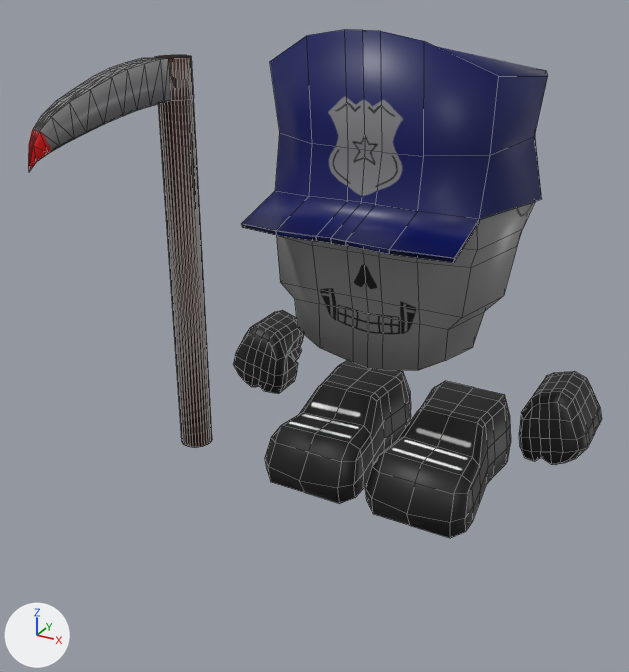
Before and after pictures for a commit that changed the FBX model SourceAssets/Characters/CopMan/CopMan.fbx.
Rendered twice from a 50 mm lens placed at (2.14, -5.27, 3.46), pointed at (-0.24, -0.94, 1.3). The axes (+X, +Y, +Z) are drawn at lower left. The lights are the same throughout. Mesh edges are drawn as thin lines. Vertices at the same position are counted once.
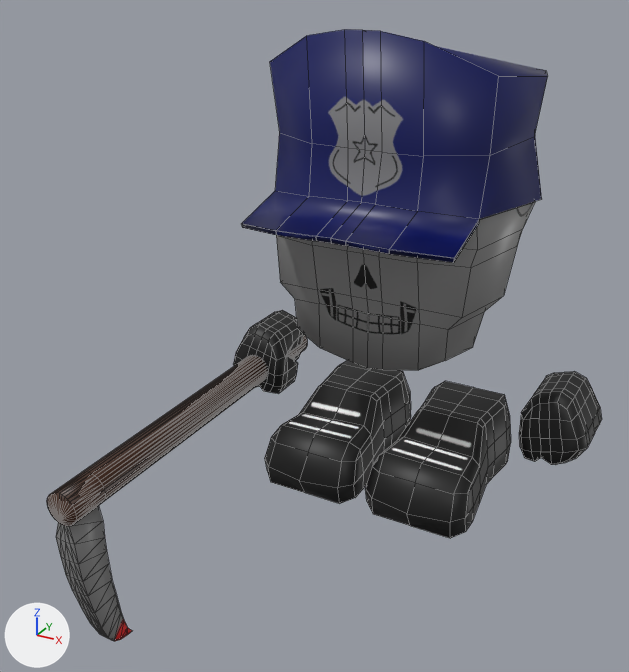
Location of each change, (x1, y1, x2, y2) in pixels of the pictures (629 x 672 px; the box of a moved part takes in the faces that stretch with it):
'Cube', reshaped (20% taller): before (28, 29, 602, 538); after (47, 29, 602, 641)
part 1 of me_cube, moved or reshaped: before (28, 55, 212, 448); after (47, 335, 307, 641)

The change, as a list of edits to the scene's bpy script:
```text
Change me_cube:
    where me_cube.from_pydata(...)  # 982 vertices, 1170 faces; spans x -0.91..0.94, y -0.41..1.43, z -1.1..1.0
    used by ob_cube; location = (0.0, 0.0, 1.473); scale = (-1.47, -1.47, -1.47)
    me_cube part 1: the loose piece of 197 vertices spanning x 0.79..0.94, y 0.51..1.43, z -0.97..0.85 is turned 90.5 degrees about the x axis through its middle, then moved by (-0.1, -0.29, 1.06)
```
